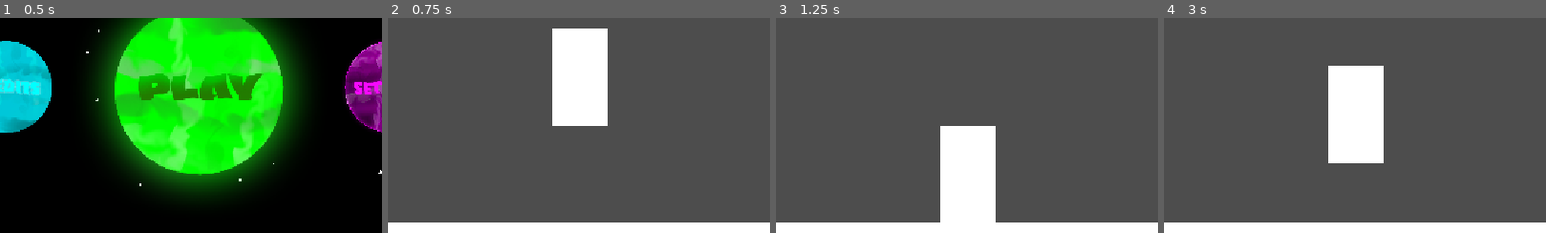
Above: before the commit, frames 1-4 (left to right).
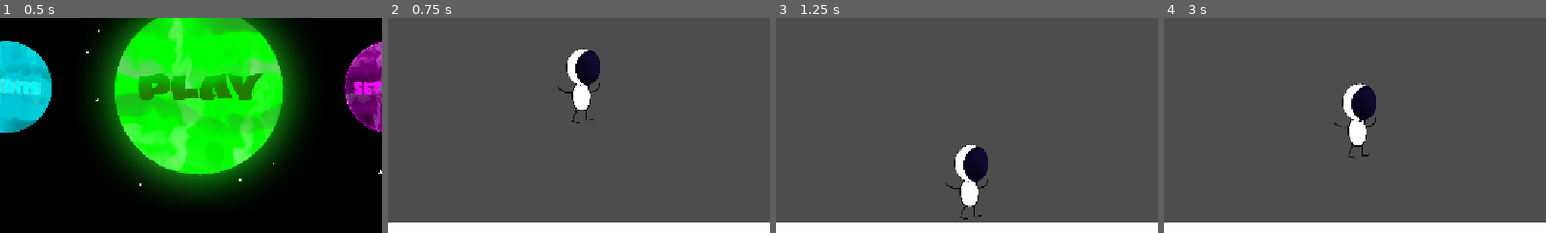
Above: after the commit, the same moments.

Repository: Ravduct/TSA-Haven-Godot-Game
Game: Godot game, scene res://scenes/mainmenu.tscn
Same seed, same stepped clock (60 frames per second), same inputs: the game is played once before the commit and once after it.
Inputs (mouse positions are % of the whole screen's width and height, from its top left):
- Up to frame 1 (0.5 s): no input
- Up to frame 2 (0.75 s): click (50, 53) at 0.5 s
- Up to frame 3 (1.25 s): no input
- Up to frame 4 (3 s): tap Enter at 2 s; tap Space at 2.75 s
The pictures show only the part of the screen within x 24-74%, y 36-86%; the shares and areas given below are measured in that part.

Frame 1 is identical in both runs. In frame 2, 5.8% of the frame differs, in the area x 43-58%, y 4-51%; in frame 3, 5.7%; in frame 4, 5.8%.

Commit message:
trying to fix the friggin wasd

Diff:
--- a/scenes/level.tscn
+++ b/scenes/level.tscn
@@ -1,11 +1,13 @@
-[gd_scene format=3 uid="uid://d0rh7bjs24ndc"]
+[gd_scene format=3 uid="uid://curlaob3cq6jt"]
+
+[ext_resource type="Texture2D" uid="uid://b5vqn7cpyhnpv" path="res://image assets/astro.png" id="1_2q6dc"]
 
 [sub_resource type="CanvasItemMaterial" id="CanvasItemMaterial_y32ns"]
 
 [sub_resource type="RectangleShape2D" id="RectangleShape2D_bkp3o"]
-size = Vector2(1194, 123)
+size = Vector2(1227, 159)
 
-[sub_resource type="CanvasTexture" id="CanvasTexture_bkp3o"]
+[sub_resource type="QuadMesh" id="QuadMesh_4kxuq"]
 
 [sub_resource type="GDScript" id="GDScript_7olc6"]
 resource_name = "player"
@@ -33,8 +35,6 @@
 	move_and_slide()
 "
 
-[sub_resource type="CanvasItemMaterial" id="CanvasItemMaterial_wtcfe"]
-
 [sub_resource type="RectangleShape2D" id="RectangleShape2D_l4wpc"]
 size = Vector2(71, 138)
 
@@ -45,25 +45,32 @@
 
 [node name="CollisionShape2D" type="CollisionShape2D" parent="StaticBody2D" unique_id=738314842]
 material = SubResource("CanvasItemMaterial_y32ns")
-position = Vector2(562, 62)
+position = Vector2(578.5, 77.5)
 shape = SubResource("RectangleShape2D_bkp3o")
 debug_color = Color(0, 0.5981013, 0.7127266, 0.41960785)
 
-[node name="Sprite2D" type="Sprite2D" parent="StaticBody2D" unique_id=1080946821]
-position = Vector2(568.5, 54.25)
-scale = Vector2(1209, 109.5)
-texture = SubResource("CanvasTexture_bkp3o")
+[node name="MeshInstance2D" type="MeshInstance2D" parent="StaticBody2D" unique_id=1688543376]
+position = Vector2(572.49994, 65.24999)
+scale = Vector2(1220.9998, 131.49998)
+mesh = SubResource("QuadMesh_4kxuq")
+
+[node name="StaticBody2D2" type="StaticBody2D" parent="." unique_id=1986463866]
+position = Vector2(-5, 543)
+
+[node name="MeshInstance2D" type="MeshInstance2D" parent="StaticBody2D2" unique_id=1941048806]
+position = Vector2(572.49994, 65.24999)
+scale = Vector2(1220.9998, 131.49998)
+mesh = SubResource("QuadMesh_4kxuq")
 
 [node name="CharacterBody2D" type="CharacterBody2D" parent="." unique_id=1600145561]
 position = Vector2(524, 236)
 script = SubResource("GDScript_7olc6")
 
 [node name="CollisionShape2D" type="CollisionShape2D" parent="CharacterBody2D" unique_id=30282243]
-material = SubResource("CanvasItemMaterial_wtcfe")
 position = Vector2(42, 76)
 shape = SubResource("RectangleShape2D_l4wpc")
 
 [node name="Sprite2D" type="Sprite2D" parent="CharacterBody2D" unique_id=217158233]
-position = Vector2(41.749992, 73.25)
-scale = Vector2(84.49999, 147.5)
-texture = SubResource("CanvasTexture_bkp3o")
+position = Vector2(44.703236, 82.153046)
+scale = Vector2(0.25883865, 0.2833878)
+texture = ExtResource("1_2q6dc")
--- a/scenes/node_2d.tscn
+++ /dev/null
@@ -1,69 +0,0 @@
-[gd_scene format=3 uid="uid://curlaob3cq6jt"]
-
-[sub_resource type="CanvasItemMaterial" id="CanvasItemMaterial_y32ns"]
-
-[sub_resource type="RectangleShape2D" id="RectangleShape2D_bkp3o"]
-size = Vector2(1194, 123)
-
-[sub_resource type="CanvasTexture" id="CanvasTexture_bkp3o"]
-
-[sub_resource type="GDScript" id="GDScript_7olc6"]
-resource_name = "player"
-script/source = "extends CharacterBody2D
-
-@export var speed: float = 100.0
-@export var jumpPower: float = 500.0
-@export var friction: float = 0.8
-@export var air_res: float = 0.99
-
-var gravity: int = ProjectSettings.get_setting(\"physics/2d/default_gravity\")
-
-func _physics_process(delta: float):
-	if !is_on_floor():
-		velocity.y += gravity * delta
-		velocity.x *= air_res
-	elif Input.is_action_just_pressed(\"jump\"):
-		velocity.y = -jumpPower
-	else:
-		velocity.x *= friction
-		var direction := int(Input.is_action_pressed(\"ui_right\")) - int(Input.is_action_pressed(\"ui_left\"))
-		if direction:
-			velocity.x += direction * speed
-
-	move_and_slide()
-"
-
-[sub_resource type="CanvasItemMaterial" id="CanvasItemMaterial_wtcfe"]
-
-[sub_resource type="RectangleShape2D" id="RectangleShape2D_l4wpc"]
-size = Vector2(71, 138)
-
-[node name="Node2D" type="Node2D" unique_id=487297017]
-
-[node name="StaticBody2D" type="StaticBody2D" parent="." unique_id=328615305]
-position = Vector2(-5, 543)
-
-[node name="CollisionShape2D" type="CollisionShape2D" parent="StaticBody2D" unique_id=738314842]
-material = SubResource("CanvasItemMaterial_y32ns")
-position = Vector2(562, 62)
-shape = SubResource("RectangleShape2D_bkp3o")
-debug_color = Color(0, 0.5981013, 0.7127266, 0.41960785)
-
-[node name="Sprite2D" type="Sprite2D" parent="StaticBody2D" unique_id=1080946821]
-position = Vector2(568.5, 54.25)
-scale = Vector2(1209, 109.5)
-texture = SubResource("CanvasTexture_bkp3o")
-
-[node name="CharacterBody2D" type="CharacterBody2D" parent="." unique_id=1600145561]
-position = Vector2(524, 236)
-script = SubResource("GDScript_7olc6")
-
-[node name="CollisionShape2D" type="CollisionShape2D" parent="CharacterBody2D" unique_id=30282243]
-material = SubResource("CanvasItemMaterial_wtcfe")
-position = Vector2(42, 76)
-shape = SubResource("RectangleShape2D_l4wpc")
-
-[node name="Sprite2D" type="Sprite2D" parent="CharacterBody2D" unique_id=217158233]
-position = Vector2(41.749992, 73.25)
-scale = Vector2(84.49999, 147.5)
-texture = SubResource("CanvasTexture_bkp3o")
Binary file added: image assets/astro.png
Not shown, added: image assets/astro.png.import
